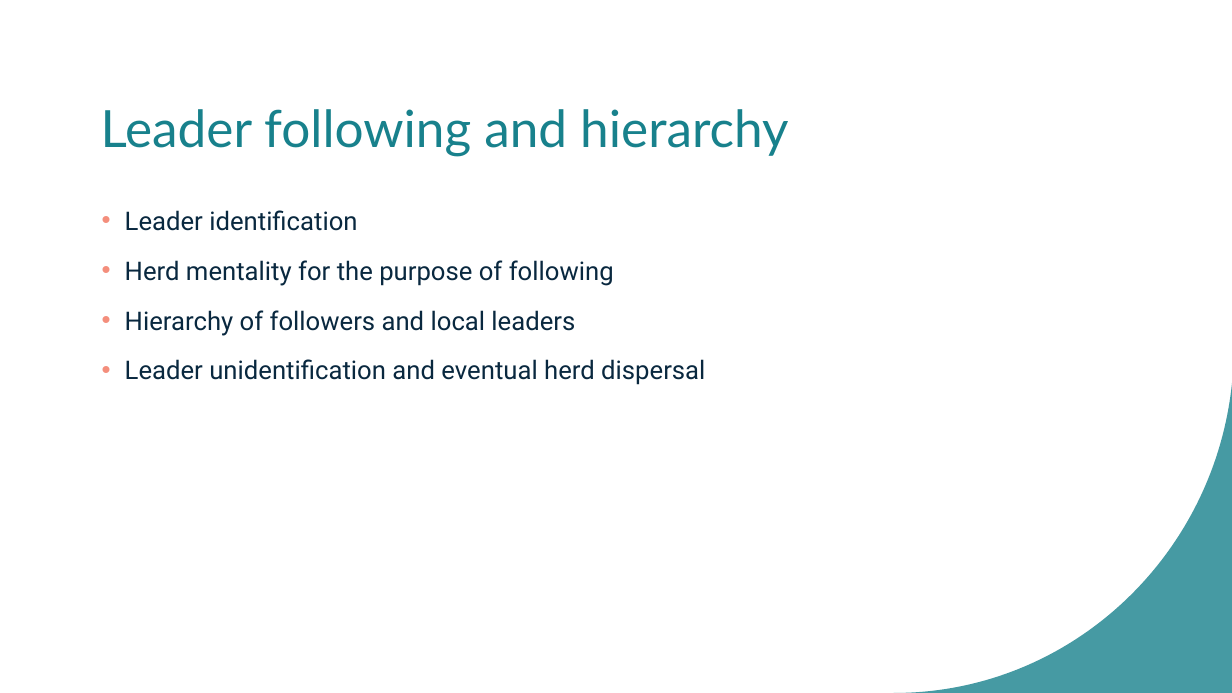
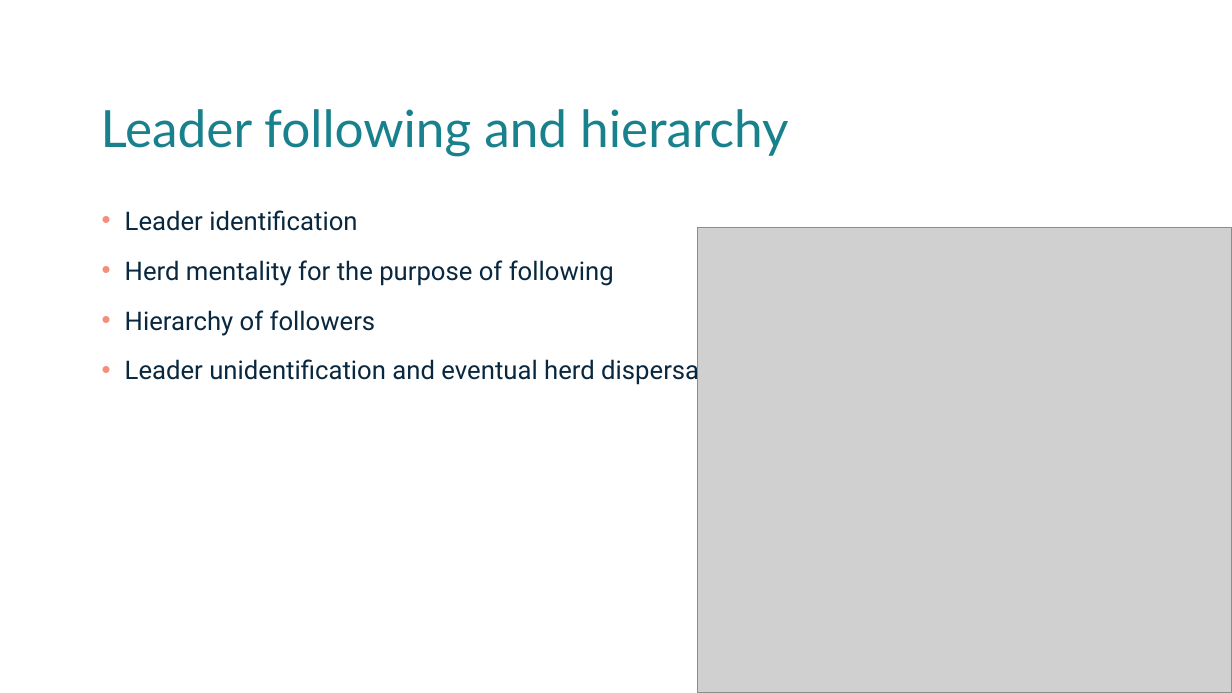
Before and after one commit to bajicluka01/CollectiveBehaviour-GroupA, a slide deck: slide 7 of GroupA-presentation.pptx. Drawn at 1232x693 pixels with LibreOffice and Linux fonts; fonts in the diff are those of the drawing; grey boxes stand for pictures. Boxes give left, top, right and bottom in pixels: in the first picture for what was removed or moved away, otherwise in the second. Text is boxed around its words. In the diff, an @@ line names an element or a change of style, - is before the commit and + after.

```diff
--- a/GroupA-presentation.pptx
+++ b/GroupA-presentation.pptx
@@ picture added at (x1=698, y1=227, x2=1232, y2=693) @@
@@ text at (x1=125, y1=310, x2=376, y2=336): text changed @@
-• Hierarchy of followers and local leaders
+• Hierarchy of followers
```
Also in this commit, not shown: 6 other slides changed, 3 slides removed, 6 other files.
